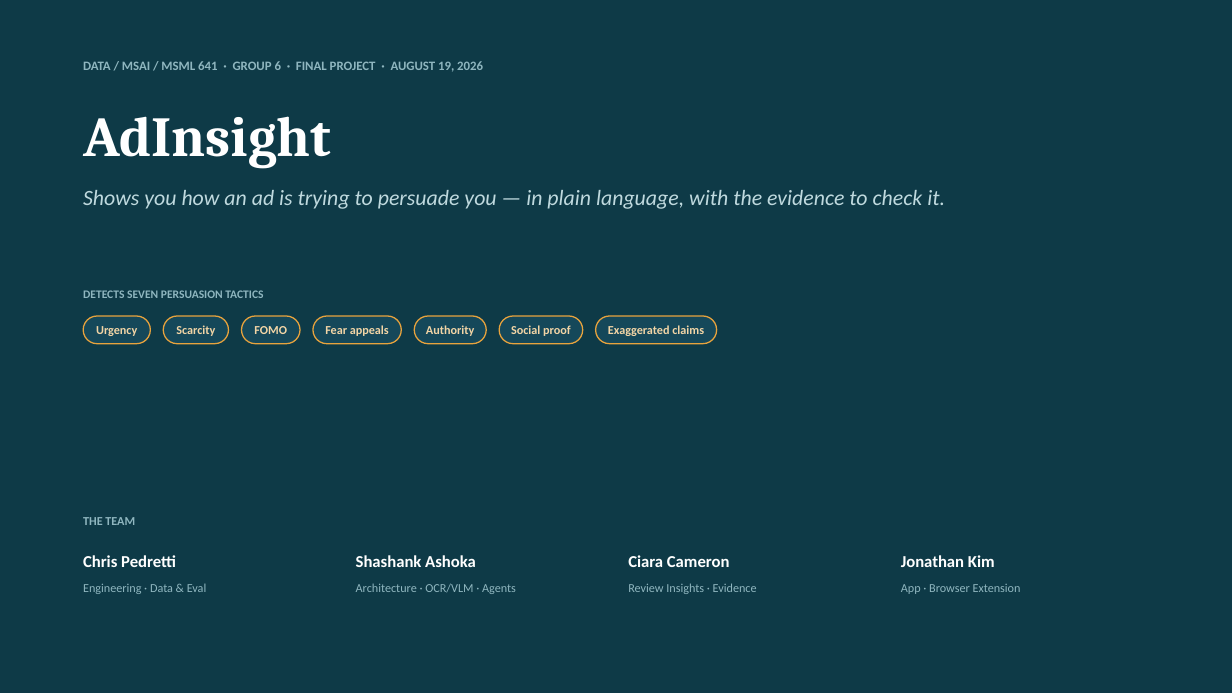
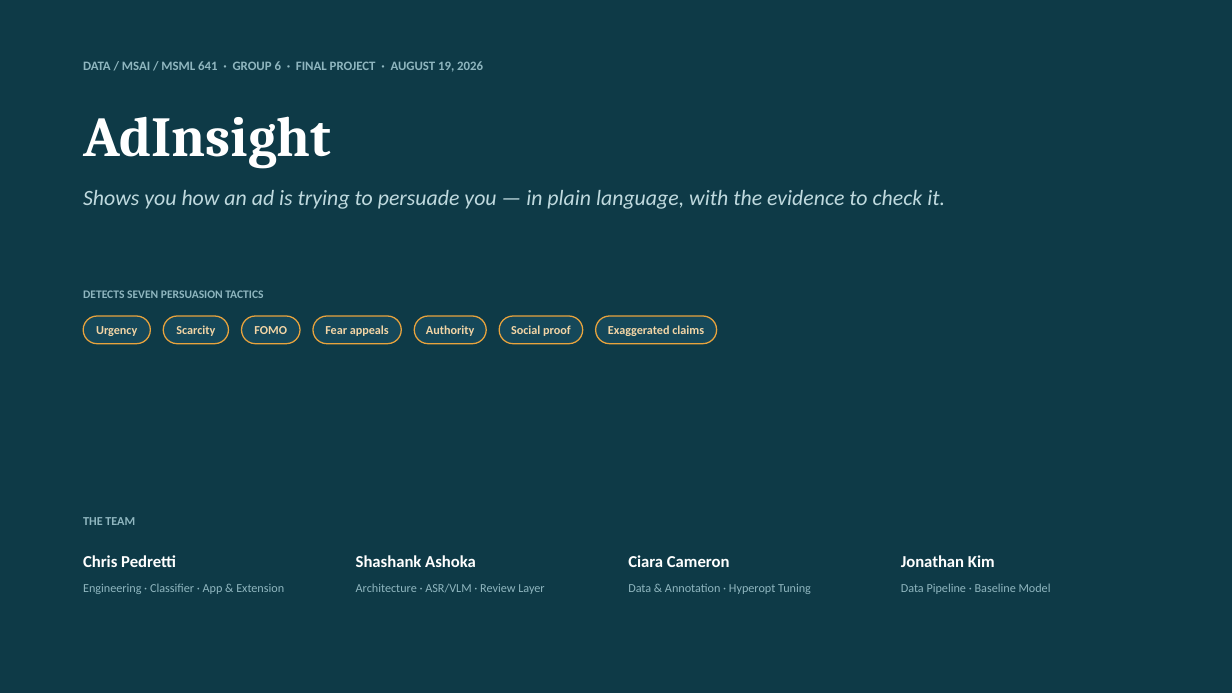
Before and after one commit to cpedrett-umd/Group-6-Final-Project, a slide deck: slide 1 of docs/AdInsight_Final_Presentation.pptx. Drawn at 1232x693 pixels with LibreOffice and Linux fonts; fonts in the diff are those of the drawing. Boxes give left, top, right and bottom in pixels: in the first picture for what was removed or moved away, otherwise in the second. Text is boxed around its words. In the diff, an @@ line names an element or a change of style, - is before the commit and + after.

Commit message:
Correct team roles everywhere to match weekly-report evidence and git history

```diff
--- a/docs/AdInsight_Final_Presentation.pptx
+++ b/docs/AdInsight_Final_Presentation.pptx
@@ text at (83, 584, 284, 594): text changed @@
-Engineering · Data & Eval
+Engineering · Classifier · App & Extension
@@ text at (356, 584, 544, 594): text changed @@
-Architecture · OCR/VLM · Agents
+Architecture · ASR/VLM · Review Layer
@@ text at (628, 584, 811, 594): text changed @@
-Review Insights · Evidence
+Data & Annotation · Hyperopt Tuning
@@ text at (901, 583, 1051, 594): text changed @@
-App · Browser Extension
+Data Pipeline · Baseline Model
```
Also in this commit, not shown: 3 other files.
